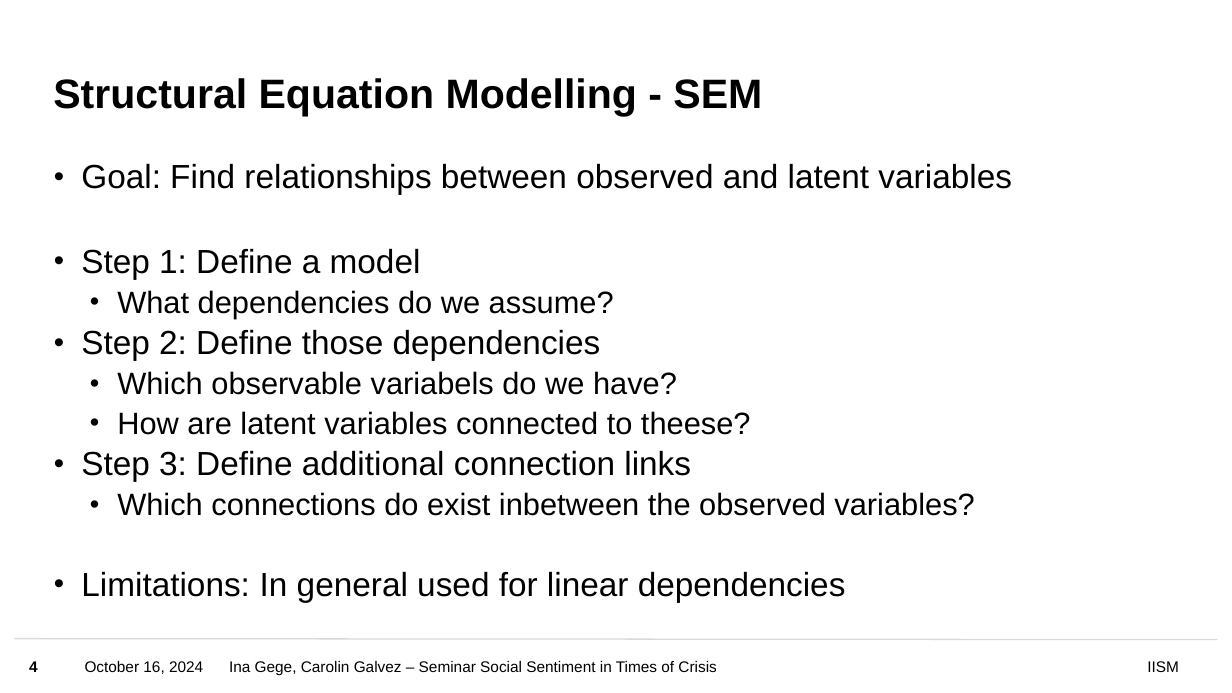
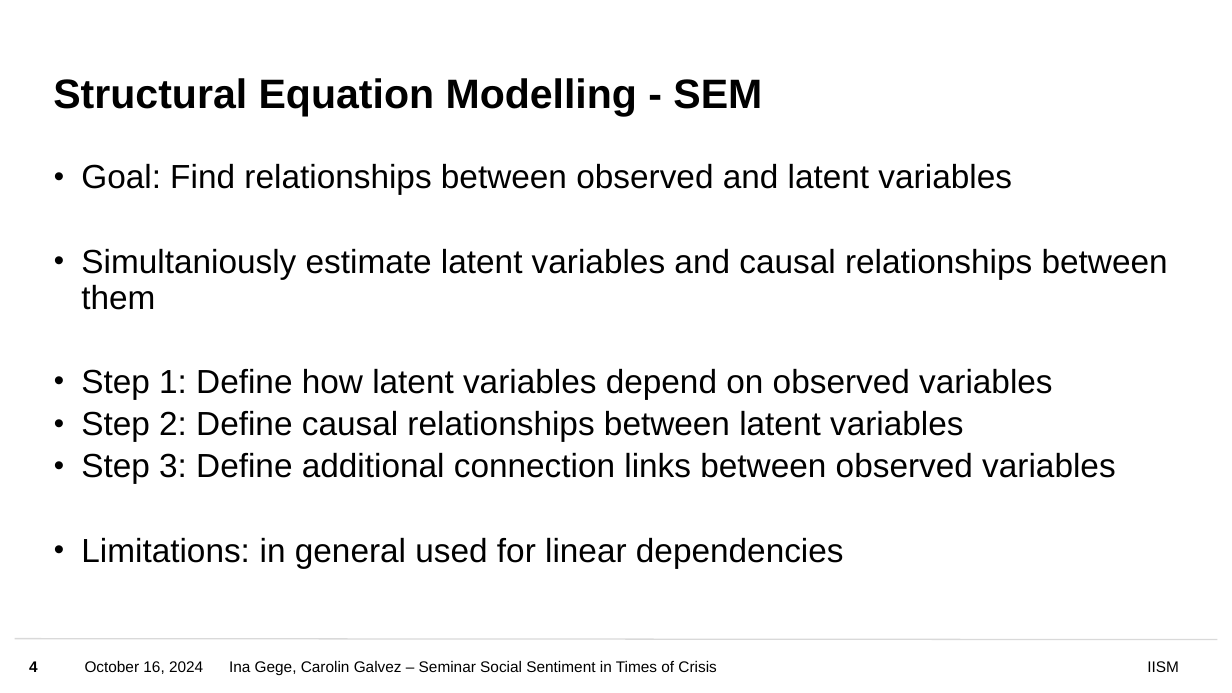
Before and after one commit to inagege/SeminarSocialSentimentInTimesOfCrisis, a slide deck: slide 4 of presentation/interim_presentation.pptx. Drawn at 1232x693 pixels with LibreOffice and Linux fonts; fonts in the diff are those of the drawing; background and template pictures are left out. Boxes give left, top, right and bottom in pixels: in the first picture for what was removed or moved away, otherwise in the second. Text is boxed around its words. In the diff, an @@ line names an element or a change of style, - is before the commit and + after.

```diff
--- a/presentation/interim_presentation.pptx
+++ b/presentation/interim_presentation.pptx
@@ text at (81, 248, 1168, 568): text changed; size 24 to 26 pt @@
-• Step 1: Define a model
-  • What dependencies do we assume?
-• Step 2: Define those dependencies
-  • Which observable variabels do we have?
-  • How are latent variables connected to theese?
-• Step 3: Define additional connection links
-  • Which connections do exist inbetween the observed variables?
-• Limitations: In general used for linear dependencies
+• Simultaniously estimate latent variables and causal relationships between them
+• Step 1: Define how latent variables depend on observed variables
+• Step 2: Define causal relationships between latent variables
+• Step 3: Define additional connection links between observed variables
+• Limitations: in general used for linear dependencies
```
Also in this commit, not shown: 6 other slides changed.
